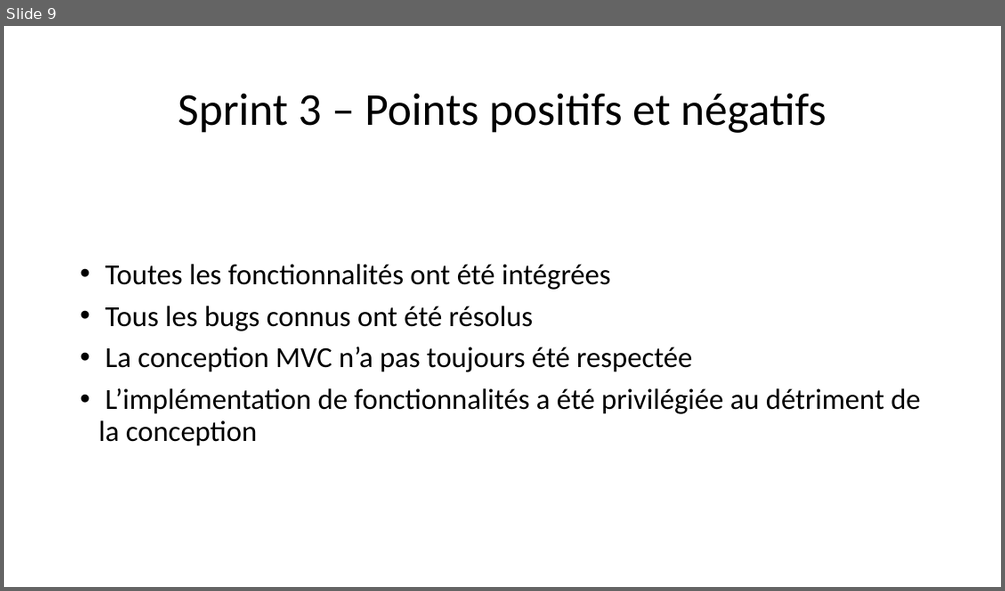
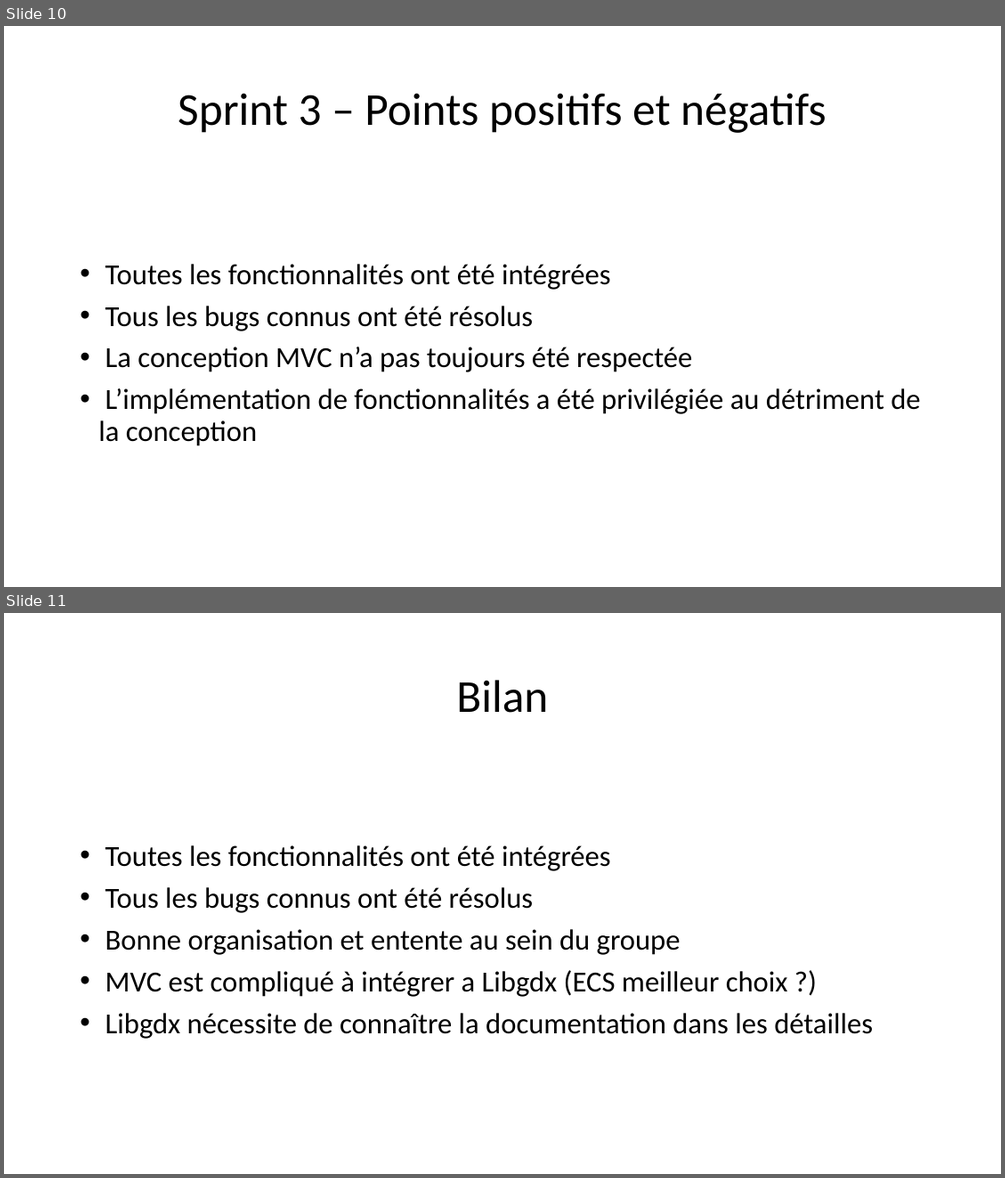
Before and after one commit to HamaraH/projet_labyrinthe, a slide deck: Présentation ACL.pptx. Shown one above the other, each under a label of ours: slide 9 before the commit, slides 10 and 11 after it. The pictures are 1005x591 and 1005x1178 pixels, drawn with LibreOffice and Linux fonts; fonts in the diff are those of the drawing. Boxes give left, top, right and bottom in pixels: in the first picture for what was removed or moved away, otherwise in the second. Text is boxed around its words. In the diff, an @@ line names an element or a change of style, - is before the commit and + after.

```diff
--- a/Présentation ACL.pptx
+++ b/Présentation ACL.pptx
@@ slide 11 added at (4,613,1001,1174), background #FFFFFF @@
@@ title added at (456,680,548,713), 44 pt, text #000000 @@
+Bilan
@@ text added at (105,845,873,1038), 28 pt, text #000000 @@
+• Toutes les fonctionnalités ont été intégrées
+• Tous les bugs connus ont été résolus
+• Bonne organisation et entente au sein du groupe
+• MVC est compliqué à intégrer a Libgdx (ECS meilleur choix ?)
+• Libgdx nécessite de connaître la documentation dans les détailles
@@ what was slide 9 is now slide 10 @@
```
Also in this commit, not shown: 1 other slide added.
